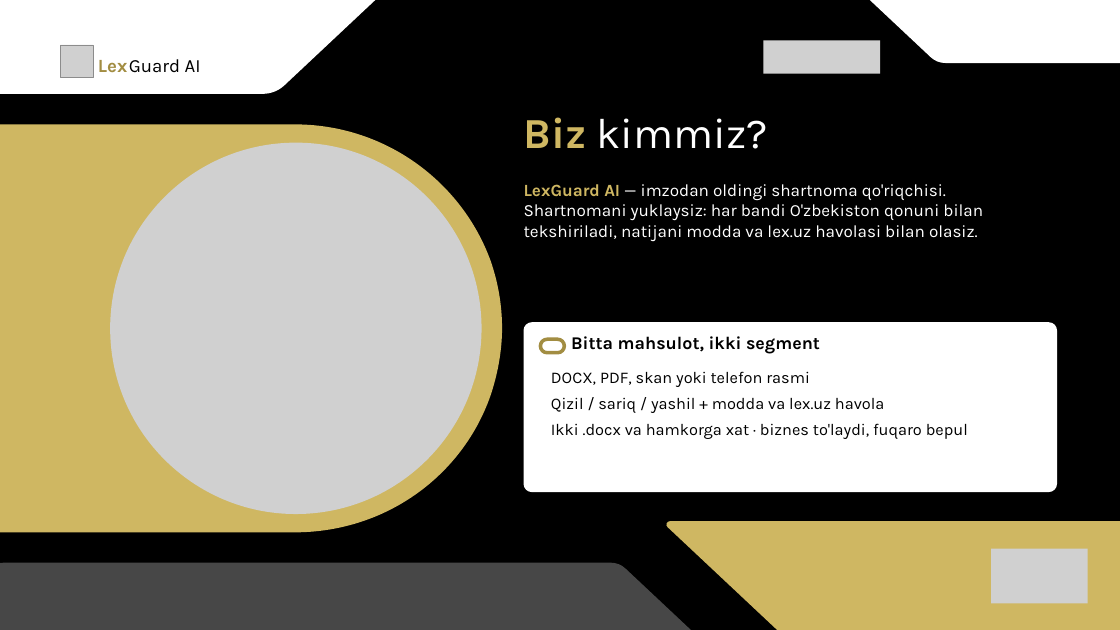
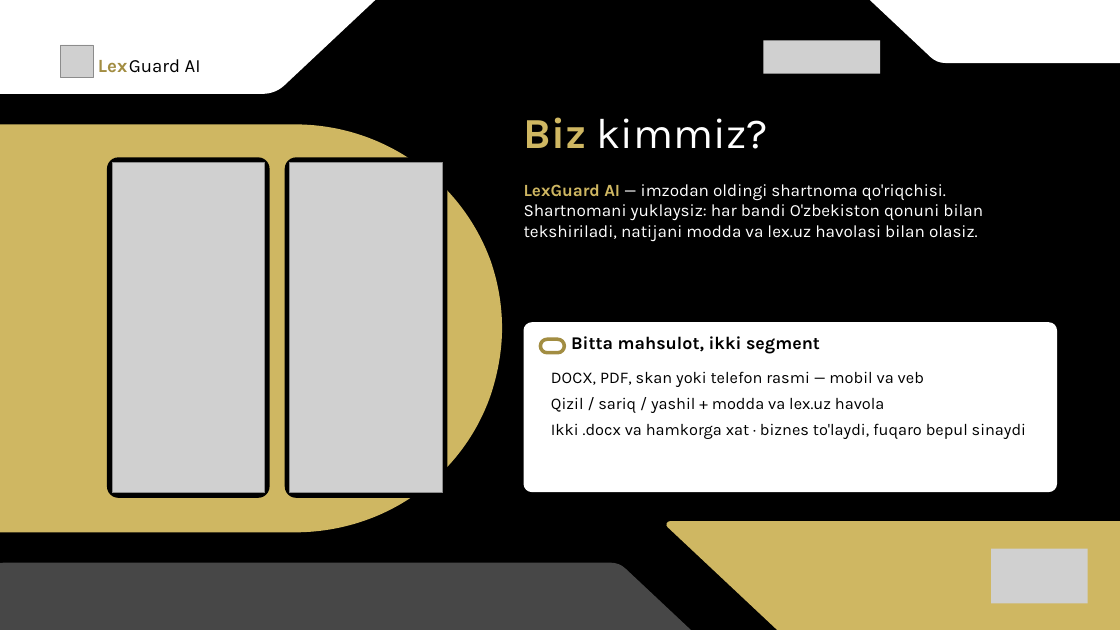
Before and after one commit to Vafoyev/LexHackaton_DNK_CODE, a slide deck: slide 2 of presentation/LexGuard-AI-Pitch.pptx. Drawn at 1120x630 pixels with LibreOffice and Linux fonts; fonts in the diff are those of the drawing; grey boxes stand for pictures. Boxes give left, top, right and bottom in pixels: in the first picture for what was removed or moved away, otherwise in the second. Text is boxed around its words. In the diff, an @@ line names an element or a change of style, - is before the commit and + after.

```diff
--- a/presentation/LexGuard-AI-Pitch.pptx
+++ b/presentation/LexGuard-AI-Pitch.pptx
@@ picture removed at [110, 143, 482, 514] @@
@@ rounded rectangle added at [107, 157, 269, 498], fill #000000 @@
@@ picture added at [112, 162, 264, 493] @@
@@ rounded rectangle added at [284, 157, 447, 498], fill #000000 @@
@@ picture added at [290, 162, 442, 493] @@
@@ text at [551, 371, 924, 387]: text changed @@
-DOCX, PDF, skan yoki telefon rasmi
+DOCX, PDF, skan yoki telefon rasmi — mobil va veb
@@ text at [551, 423, 1026, 439]: text changed @@
-Ikki .docx va hamkorga xat · biznes to'laydi, fuqaro bepul
+Ikki .docx va hamkorga xat · biznes to'laydi, fuqaro bepul sinaydi
```
Also in this commit, not shown: 4 other slides changed, 3 slides removed, 2 other files.
